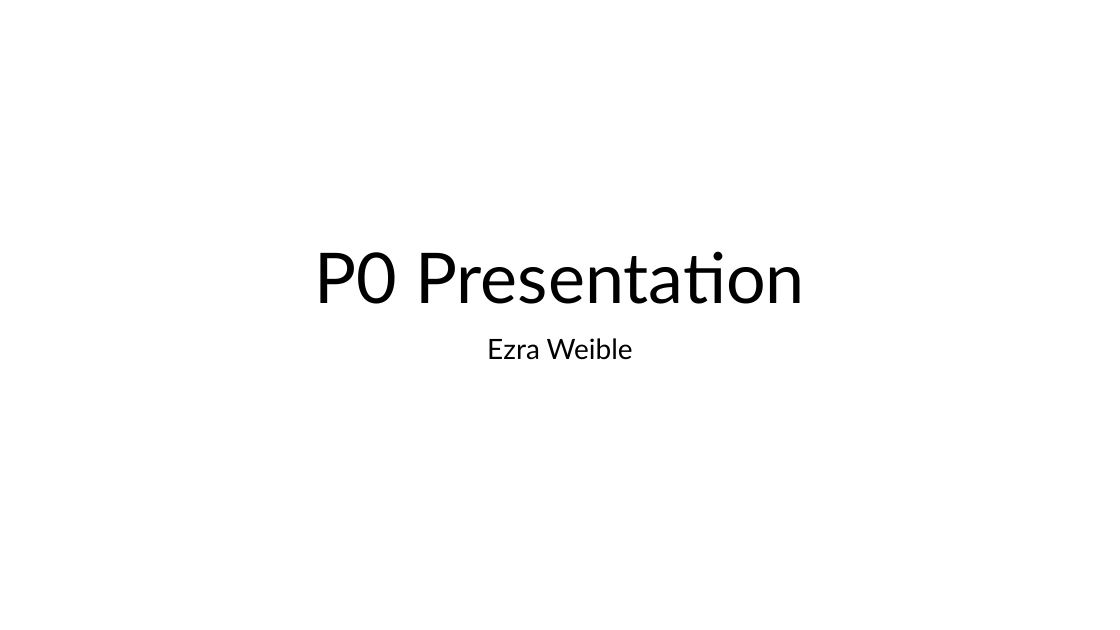
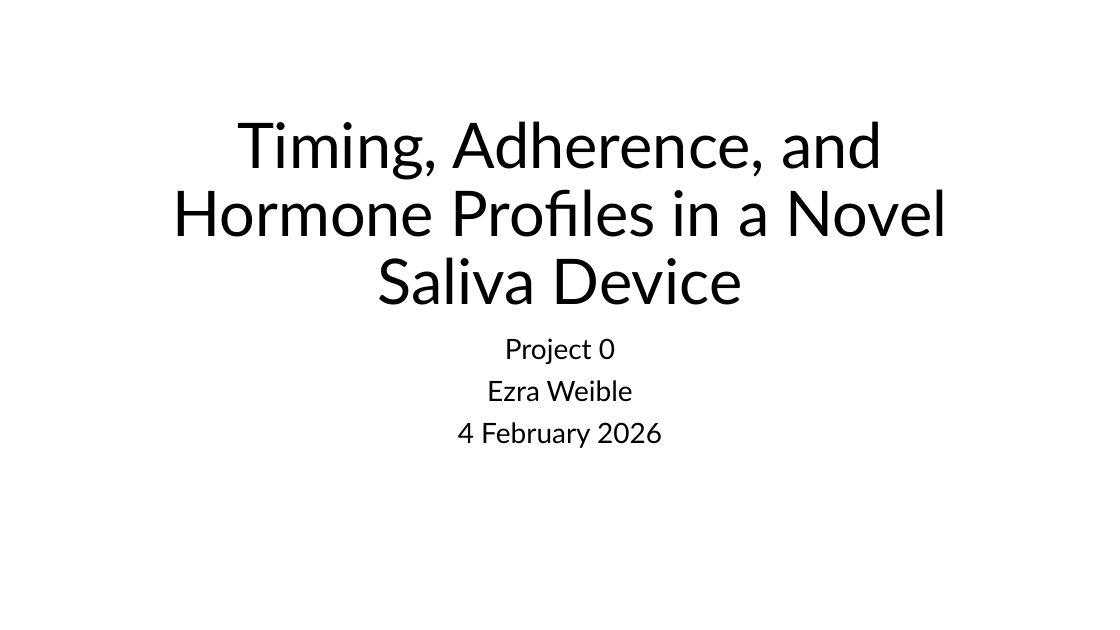
Before and after one commit to eweible/BIOS6624, a slide deck: slide 1 of P0/Dissemination/P0_Presentation.pptx. Drawn at 1120x630 pixels with LibreOffice and Linux fonts; fonts in the diff are those of the drawing. Boxes give left, top, right and bottom in pixels: in the first picture for what was removed or moved away, otherwise in the second. Text is boxed around its words. In the diff, an @@ line names an element or a change of style, - is before the commit and + after.

```diff
--- a/P0/Dissemination/P0_Presentation.pptx
+++ b/P0/Dissemination/P0_Presentation.pptx
@@ title at (173,121,948,305): text changed; size 60 to 54 pt @@
-P0 Presentation
+Timing, Adherence, and Hormone Profiles in a Novel Saliva Device
@@ subtitle at (505,338,615,364): paragraph added @@
+Project 0
@@ subtitle at (458,422,662,448): paragraph added @@
+4 February 2026
```
Also in this commit, not shown: 1 other slide changed, 5 slides added, 6 slides removed.
